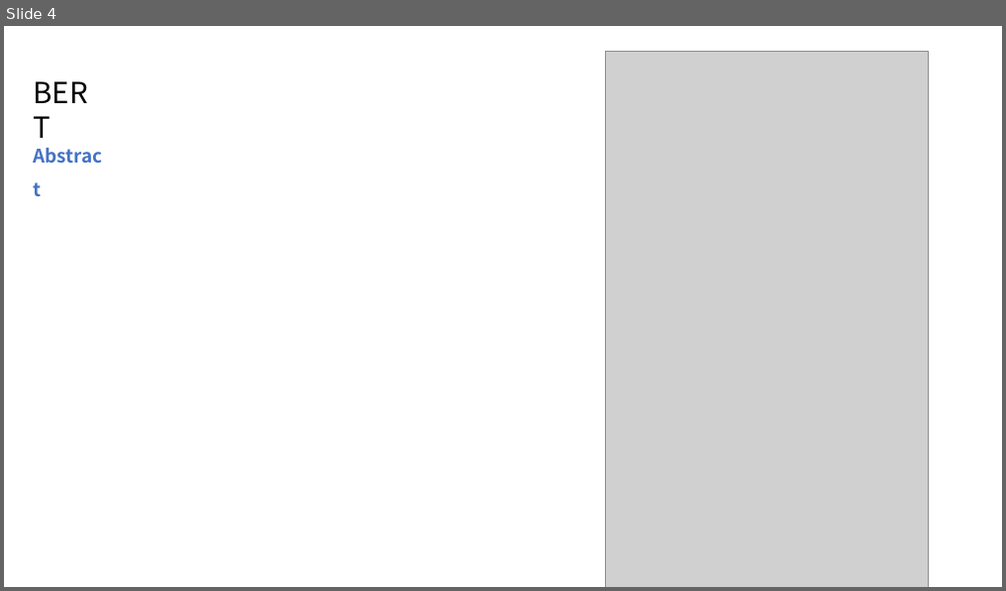
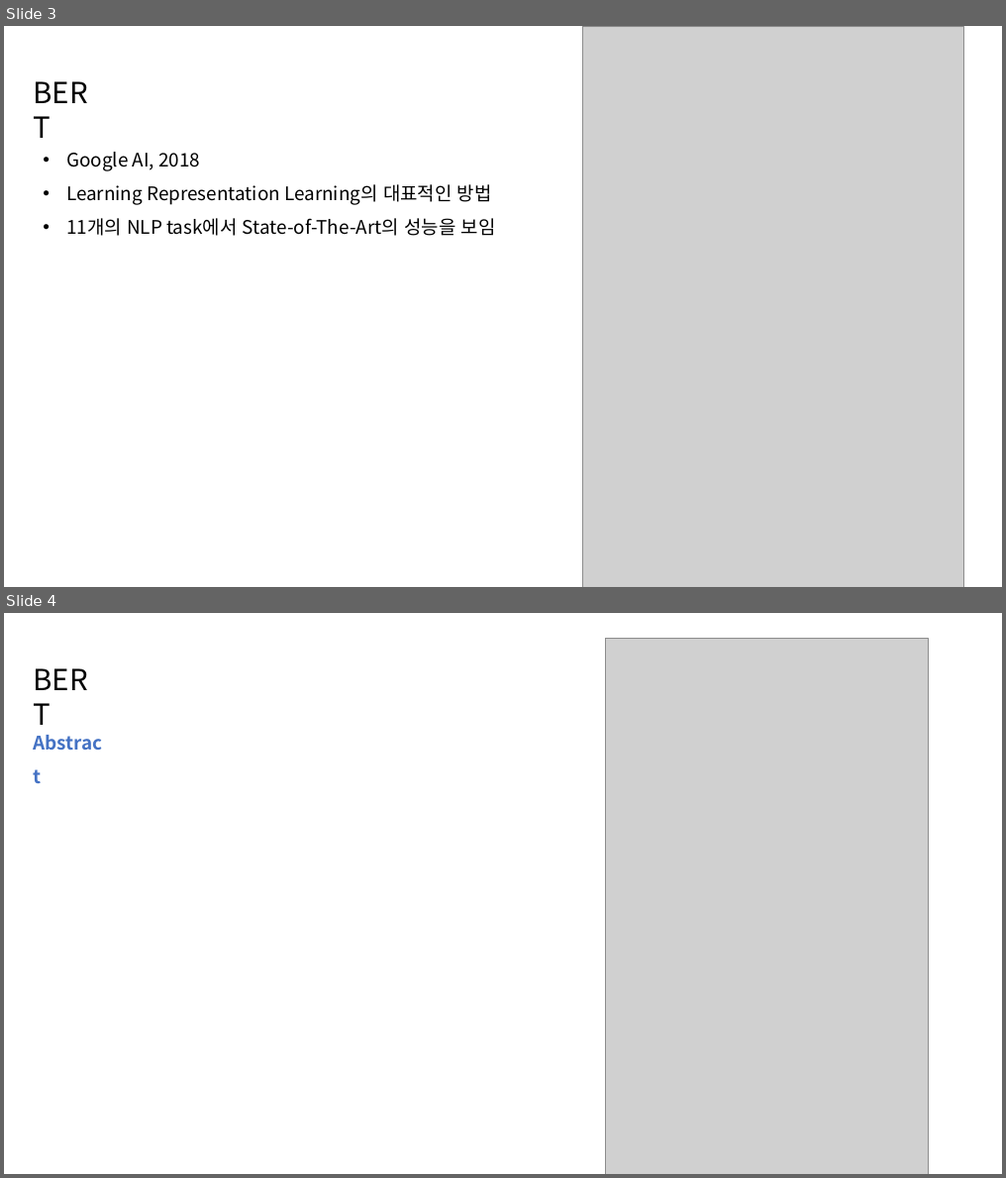
Before and after one commit to reniew/learning_spoons_nlp, a slide deck: lecture_note/Lecture8.pptx. Shown one above the other, each under a label of ours: slide 4 before the commit, slides 3 and 4 after it. The pictures are 1006x591 and 1006x1178 pixels, drawn with LibreOffice and Linux fonts; fonts in the diff are those of the drawing; grey boxes stand for pictures. Boxes give left, top, right and bottom in pixels: in the first picture for what was removed or moved away, otherwise in the second. Text is boxed around its words. In the diff, an @@ line names an element or a change of style, - is before the commit and + after.

```diff
--- a/lecture_note/Lecture8.pptx
+++ b/lecture_note/Lecture8.pptx
@@ slide 3 added at [4,26,1002,587], background #FFFFFF @@
@@ picture added at [583,26,963,587] @@
@@ text added at [26,71,106,113], 28 pt, text #000000 @@
+BERT
@@ text added at [66,152,496,236], 18 pt, text #000000 @@
+• Google AI, 2018
+• Learning Representation Learning의 대표적인 방법
+• 11개의 NLP task에서 State-of-The-Art의 성능을 보임
```
Also in this commit, not shown: 3 slides changed, 2 slides removed.
